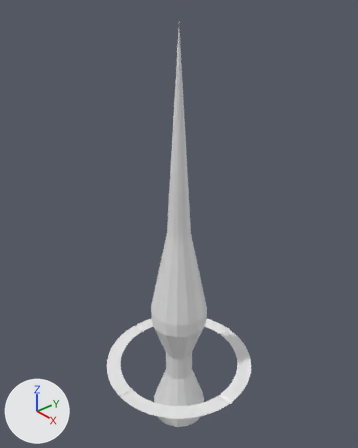
One commit to the Blender file assets/blob.blend: the scene before it, then after it.
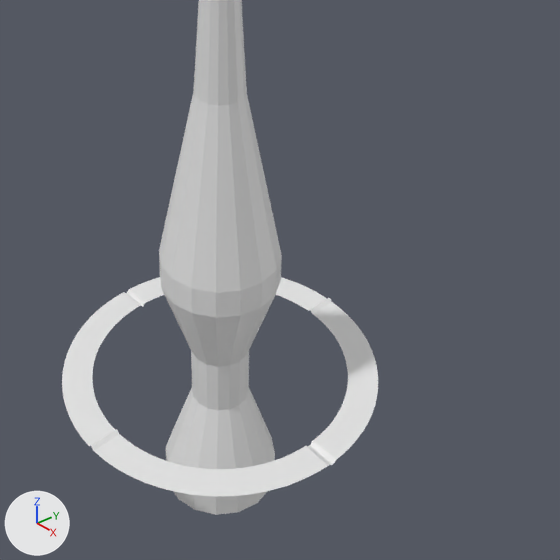
Old and new are each drawn whole from a 50 mm lens placed at (21.4, -18.62, 27.03), pointed at (-0.7, 0.61, 11.24) and again close up on the part from 22% to 93% of the width and 43% to 100% of the height. Lighting does not change. The marker at lower left points along +X, +Y and +Z.

Names of what the first close-up shows: 'ring', 'tower_section', 'tower_spire'.
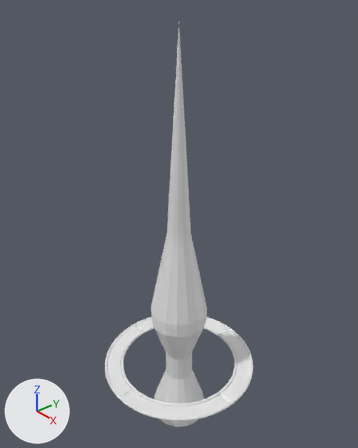
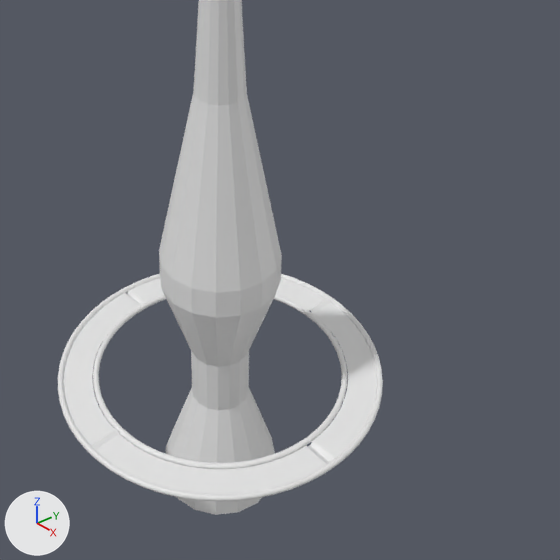
Commit message: rings around

Edits to the bpy script that builds the scene:
```text
Add me_torus_002:
    me_torus_002.from_pydata(...)  # a torus around z (ring radius 4.3, tube radius 0.1) spanning x -4.4..4.4, y -4.4..4.4, z -0.1..0.1; a torus around z (ring radius 5.5, tube radius 0.1) spanning x -5.6..5.6, y -5.6..5.6, z -0.1..0.1
    for i in [*range(0, 768)]: me_torus_002.polygons[i].use_smooth = True
Add ob_outer_ring:
    ob_outer_ring = bpy.data.objects.new('outer_ring', me_torus_002)
    ob_outer_ring.location = (0.0, 0.0, 0.0)
```

What differs and where, as boxes [x1, y1, x2, y2] in the close-ups (560 x 560 px):
'outer_ring', added
    after: [58, 274, 383, 501]
